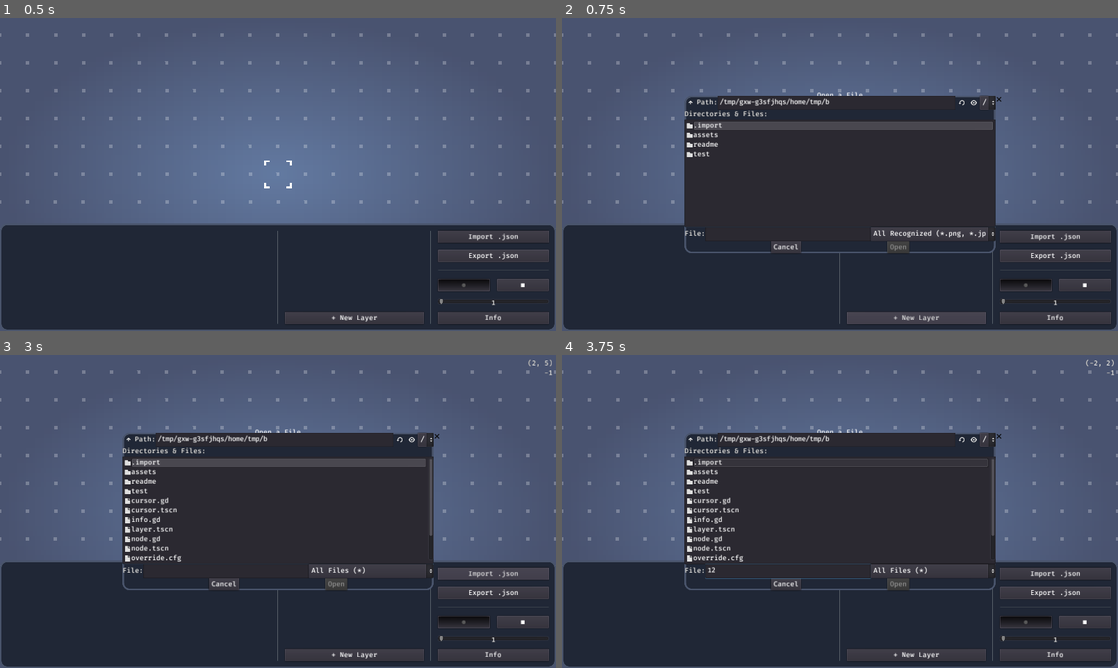
Above: before the commit, frames 1-4 (two rows, left to right).
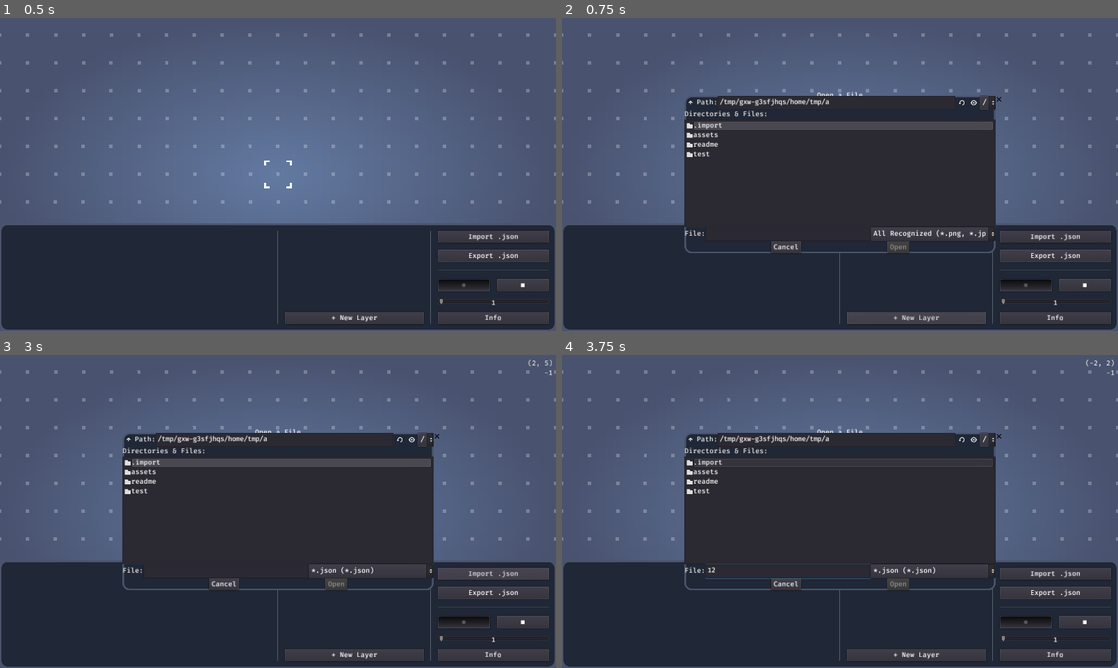
Above: after the commit, the same moments.

Repository: arcaneenergy/tilemap-level-editor
Game: Godot game, scene res://node.tscn
The game is run twice, just before and just after one commit, with the same random seed, the same clock (stepped at 60 frames per second) and the same inputs.
Inputs (mouse positions are in pixels of both pictures, inside the frame that each line leads up to):
- Up to frame 1 (0.5 s): no input
- Up to frame 2 (0.75 s): click "+ New Layer" at 0.5 s
- Up to frame 3 (3 s): click (227, 570) at 1.27 s; type "12" at 1.35 s; click "+ New Layer" at 2 s; click "Import .json" at 2.75 s
- Up to frame 4 (3.75 s): click (789, 570) at 3.52 s; type "12" at 3.6 s

Frame 1 is identical in both runs. In frame 2, less than 0.1% of the frame differs, in the area x 47-49%, y 25-28%; in frame 3, 0.8%, in the area x 22-78%, y 25-71%; in frame 4, 0.8%.

Commit message:
Tilebutton changes

Diff:
--- a/node.gd
+++ b/node.gd
@@ -106,7 +106,8 @@
 	for x in range(img_tex.get_width() / 16):
 		for y in range(img_tex.get_height() / 16):
 			var btn := TILE_BTN.instance()
-			btn.connect("pressed", self, "_on_TextureButton_pressed", [idx])
+			btn.connect("pressed", self, "_on_TileButton_pressed", [idx])
+			btn.get_node("LabelIndex").text = str(idx)
 			var at := AtlasTexture.new()
 			at.atlas = img_tex
 			at.region = Rect2(x * 16, y * 16, 16, 16)
@@ -119,14 +120,14 @@
 
 func _set_selection(idx: int) -> void:
 	if _selected_tile != -1:
-		_ts_container.get_child(_selected_tile).get_node("Label").visible = false
+		_ts_container.get_child(_selected_tile).get_node("LabelSelect").visible = false
 
 	_selected_tile = idx
 
 	if idx != -1:
-		_ts_container.get_child(idx).get_node("Label").visible = true
-
-func _on_TextureButton_pressed(idx: int) -> void:
+		_ts_container.get_child(idx).get_node("LabelSelect").visible = true
+
+func _on_TileButton_pressed(idx: int) -> void:
 	_set_selection(idx)
 
 func _on_Layer_moved_up(layer: Control) -> void:
--- a/node.tscn
+++ b/node.tscn
@@ -713,6 +713,7 @@
 resizable = true
 mode = 0
 access = 2
+filters = PoolStringArray( "*.json" )
 show_hidden_files = true
 
 [node name="FileDialogExportJson" type="FileDialog" parent="CanvasLayer/Control"]
--- a/tile_button.tscn
+++ b/tile_button.tscn
@@ -8,9 +8,21 @@
 input_pass_on_modal_close_click = false
 expand = true
 
-[node name="Label" type="Label" parent="."]
+[node name="LabelSelect" type="Label" parent="."]
 visible = false
-margin_right = 40.0
-margin_bottom = 22.0
+margin_left = -4.0
+margin_top = -4.0
+margin_right = 36.0
+margin_bottom = 18.0
 input_pass_on_modal_close_click = false
 text = "X"
+
+[node name="LabelIndex" type="Label" parent="."]
+anchor_left = 1.0
+anchor_right = 1.0
+margin_left = -36.0
+margin_top = -4.0
+margin_right = 4.0
+margin_bottom = 18.0
+input_pass_on_modal_close_click = false
+align = 2
